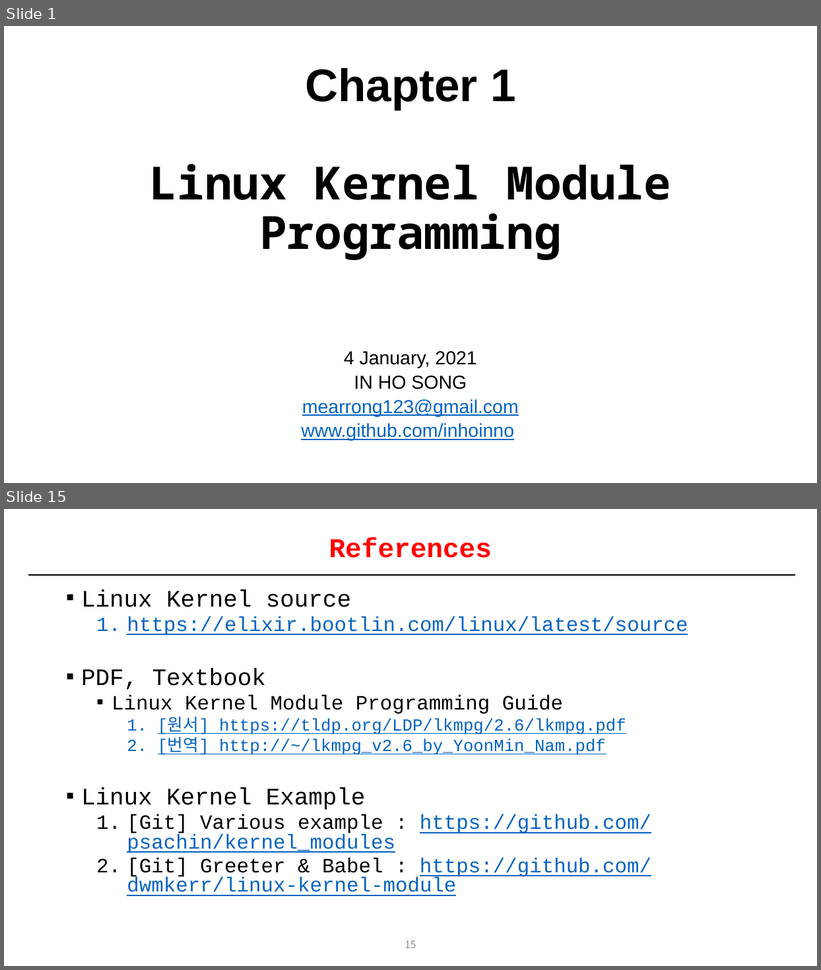
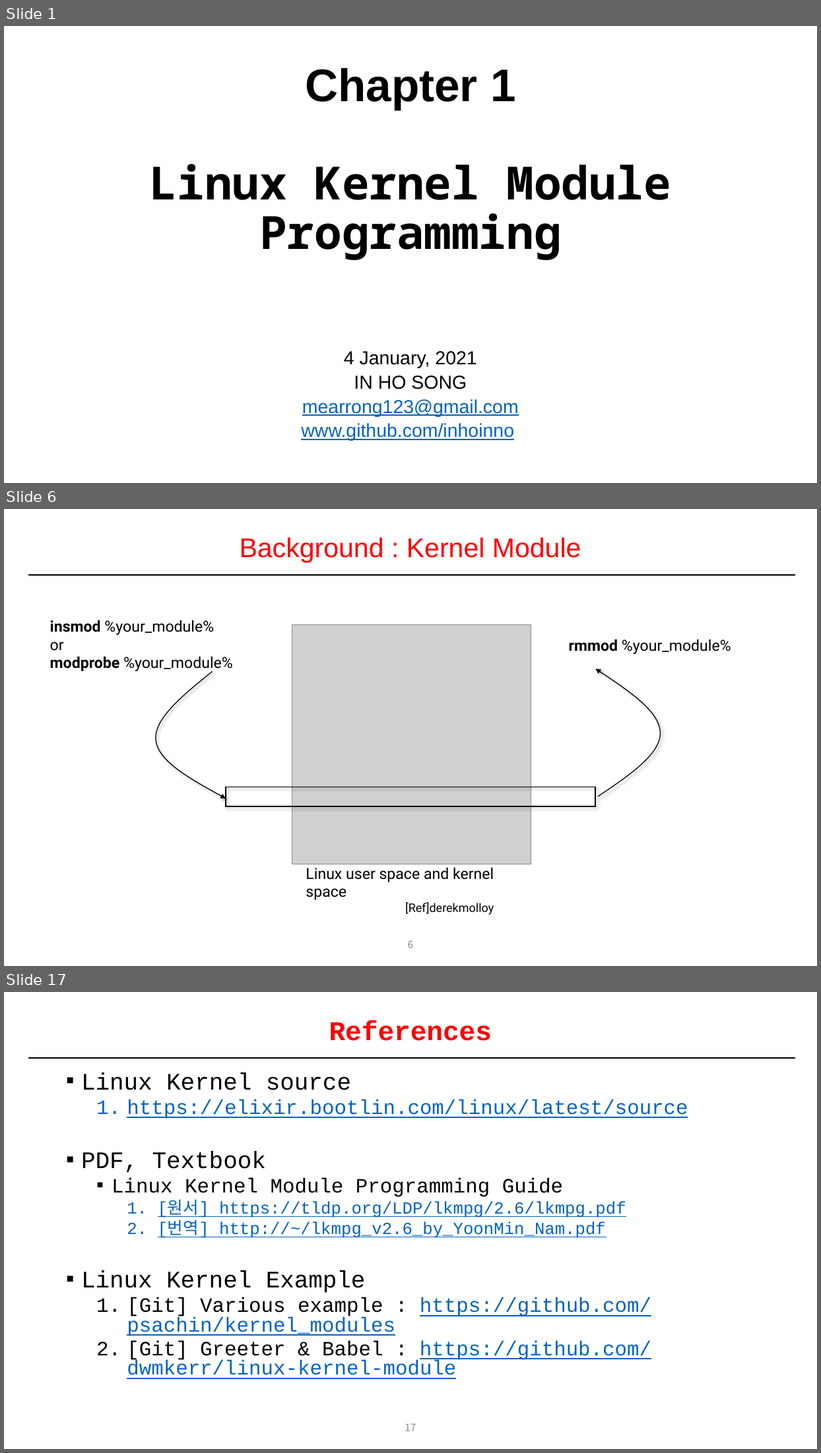
Before and after one commit to DKU-EmbeddedSystem-Lab/2022_Kernel_Study, a slide deck: 1주(1월 4일)/1주차_리눅스 커널 모듈 프로그래밍_송인호_PPT.pptx. Shown one above the other, each under a label of ours: slides 1 and 15 before the commit, slides 1, 6 and 17 after it; the slides between them are not shown. The pictures are 821x970 and 821x1453 pixels, drawn with LibreOffice and Linux fonts; fonts in the diff are those of the drawing; grey boxes stand for pictures. Boxes give left, top, right and bottom in pixels: in the first picture for what was removed or moved away, otherwise in the second. Text is boxed around its words. In the diff, an @@ line names an element or a change of style, - is before the commit and + after.

```diff
--- a/1주(1월 4일)/1주차_리눅스 커널 모듈 프로그래밍_송인호_PPT.pptx
+++ b/1주(1월 4일)/1주차_리눅스 커널 모듈 프로그래밍_송인호_PPT.pptx
@@ slide 6 added at [4, 509, 817, 966], background #FFFFFF @@
@@ title added at [240, 537, 582, 562], 32 pt, text #FF0000 @@
+Background : Kernel Module
@@ line added from (28, 575) to (795, 575), #000000 1.5 pt @@
@@ text added at [50, 620, 233, 672], 18 pt, text #000000 @@
+insmod %your_module%
+or
+modprobe %your_module%
@@ picture added at [292, 625, 531, 865] @@
@@ text added at [569, 639, 731, 654], 18 pt, text #000000 @@
+rmmod %your_module%
@@ freeform shape added at [156, 672, 226, 799], outline #000000 1 pt @@
@@ freeform shape added at [585, 669, 665, 801], outline #000000 1 pt @@
@@ rectangle added at [226, 787, 596, 807], outline #000000 1 pt @@
@@ text added at [306, 867, 494, 915], 18 pt, text #000000 @@
+Linux user space and kernel space
+[Ref]derekmolloy
@@ page number added at [408, 941, 414, 949], 12 pt, text #8C8C8C @@
+6
@@ what was slide 15 is now slide 17 @@
@@ page number at [405, 1424, 416, 1432]: text changed @@
-15
+17
```
Also in this commit, not shown: 13 slides changed, 1 other slide added, 29 slides removed.
